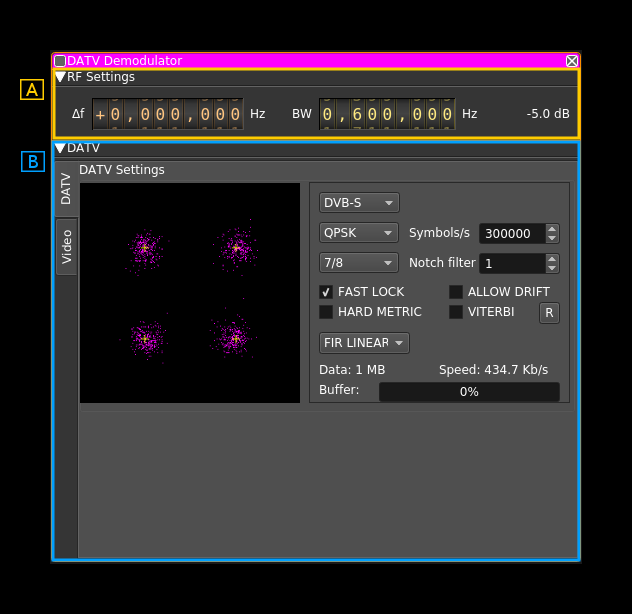
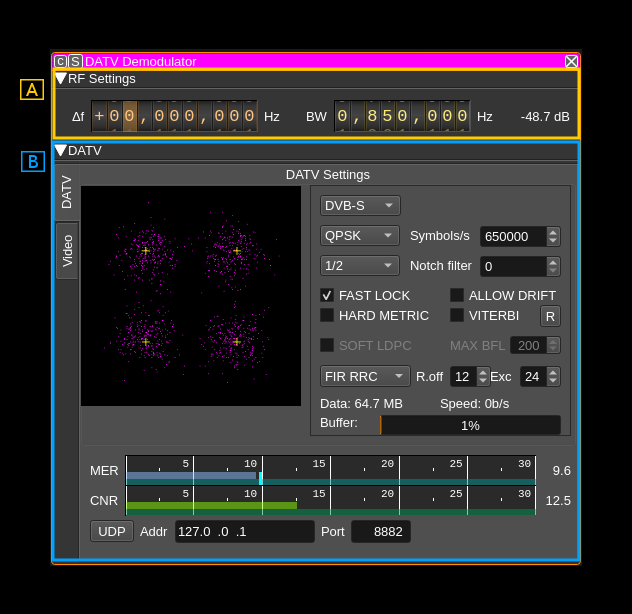
Two versions of the same layered image (632×614). Layer-by-layer changes:
added layer "Pasted Layer" above "2018-03-11-100958_581x920_scrot.png" over box(50, 49, 582, 566)
